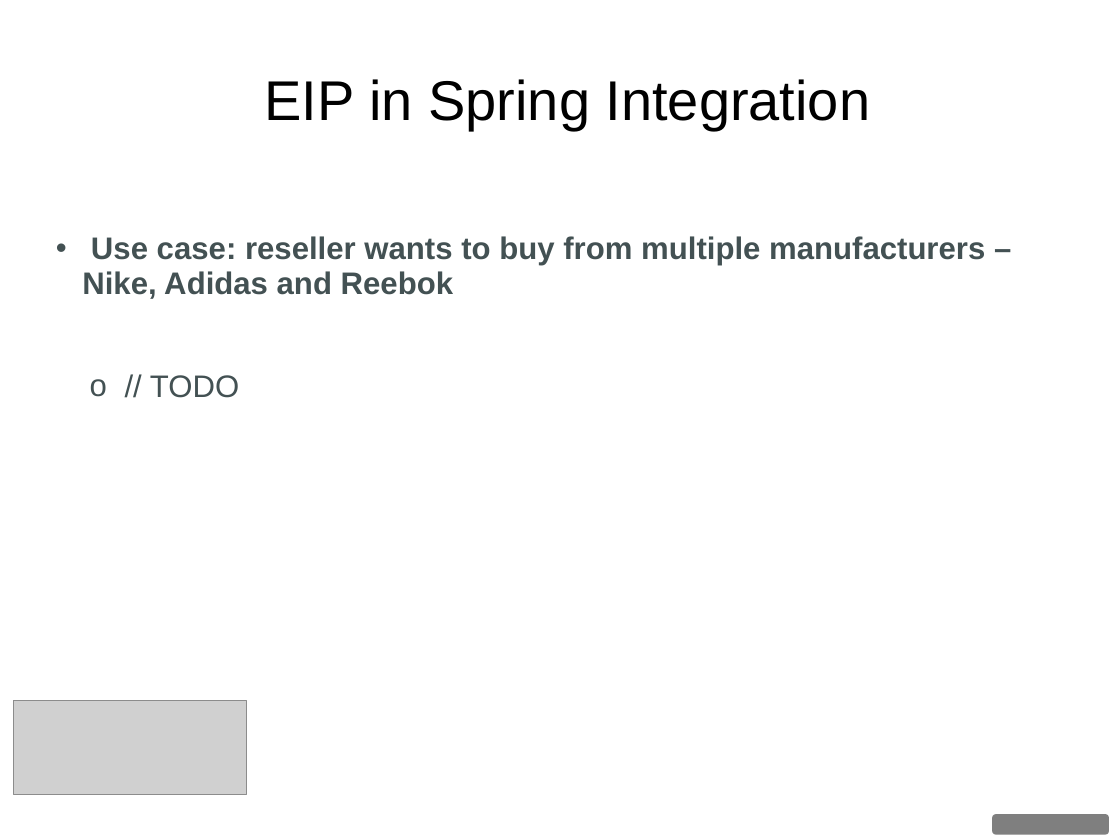
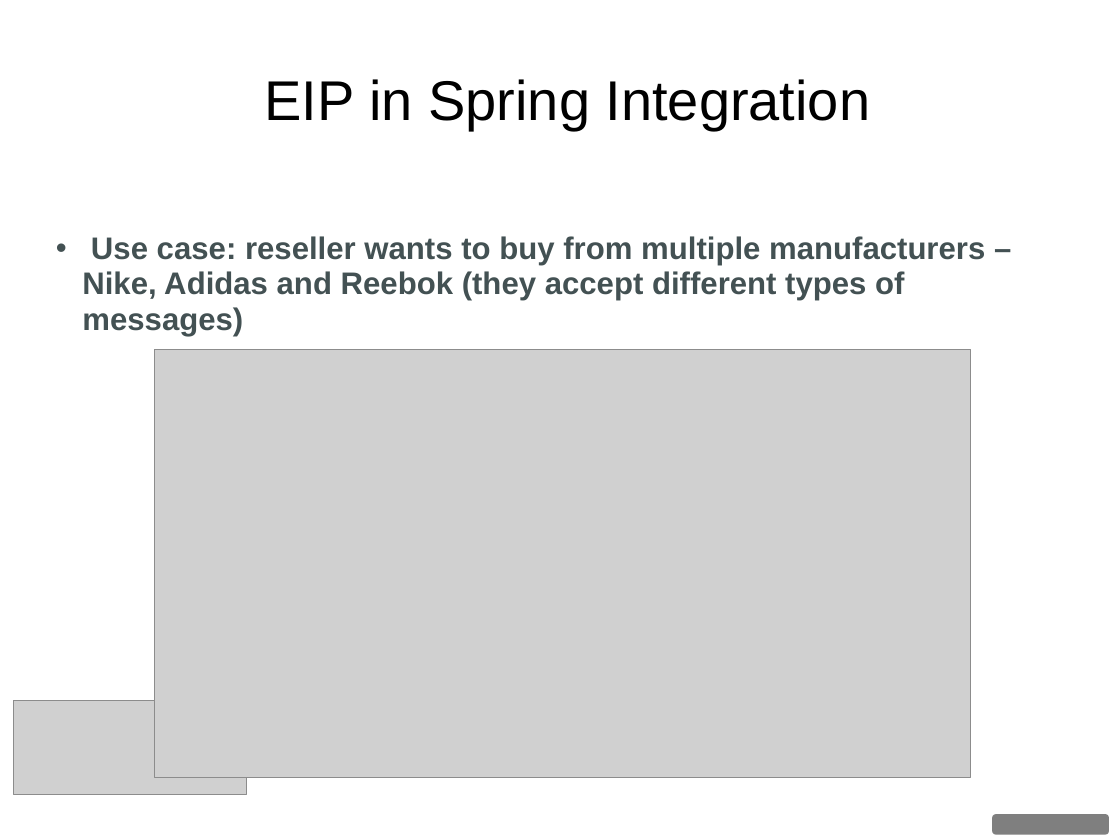
Before and after one commit to dgyordanov/springintegration, a slide deck: slide 47 of Spring_Integration.ppt (slide 41 before the commit). Drawn at 1120x840 pixels with LibreOffice and Linux fonts; fonts in the diff are those of the drawing; grey boxes stand for pictures; background and template pictures are left out. Boxes give left, top, right and bottom in pixels: in the first picture for what was removed or moved away, otherwise in the second. Text is boxed around its words. In the diff, an @@ line names an element or a change of style, - is before the commit and + after.

```diff
--- a/Spring_Integration.ppt
+++ b/Spring_Integration.ppt
@@ text at <box>82,236,985,336</box>: text changed @@
-• Use case: reseller wants to buy from multiple manufacturers – Nike, Adidas and Reebok
-  o // TODO
+• Use case: reseller wants to buy from multiple manufacturers – Nike, Adidas and Reebok (they accept different types of messages)
@@ picture added at <box>155,349,971,777</box> @@
```
Also in this commit, not shown: 12 other slides changed, 1 slide added, 6 other files.
